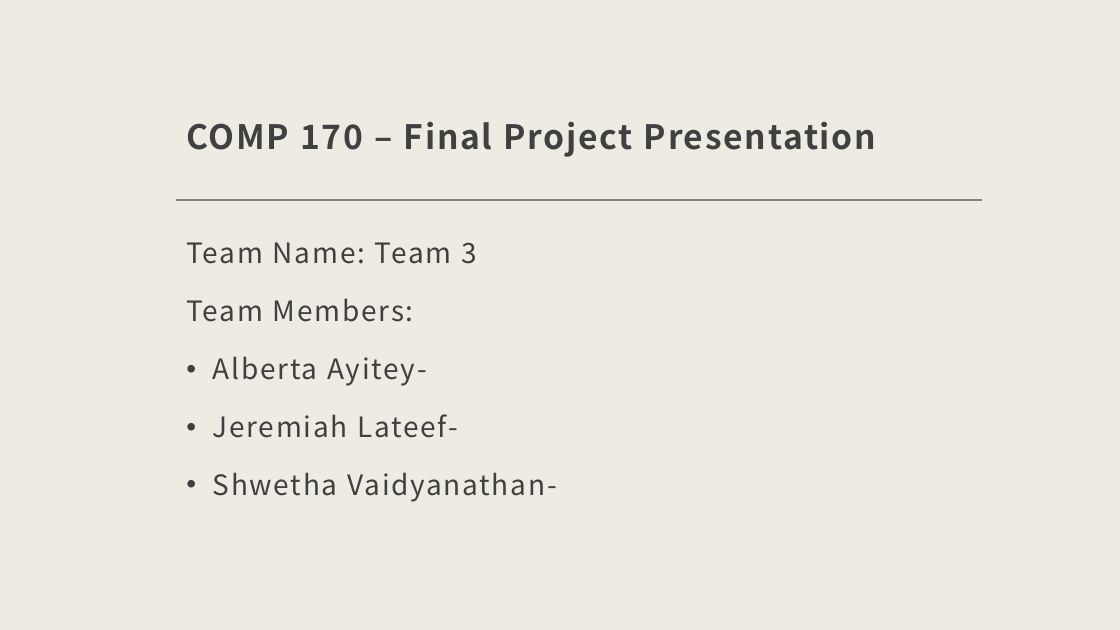
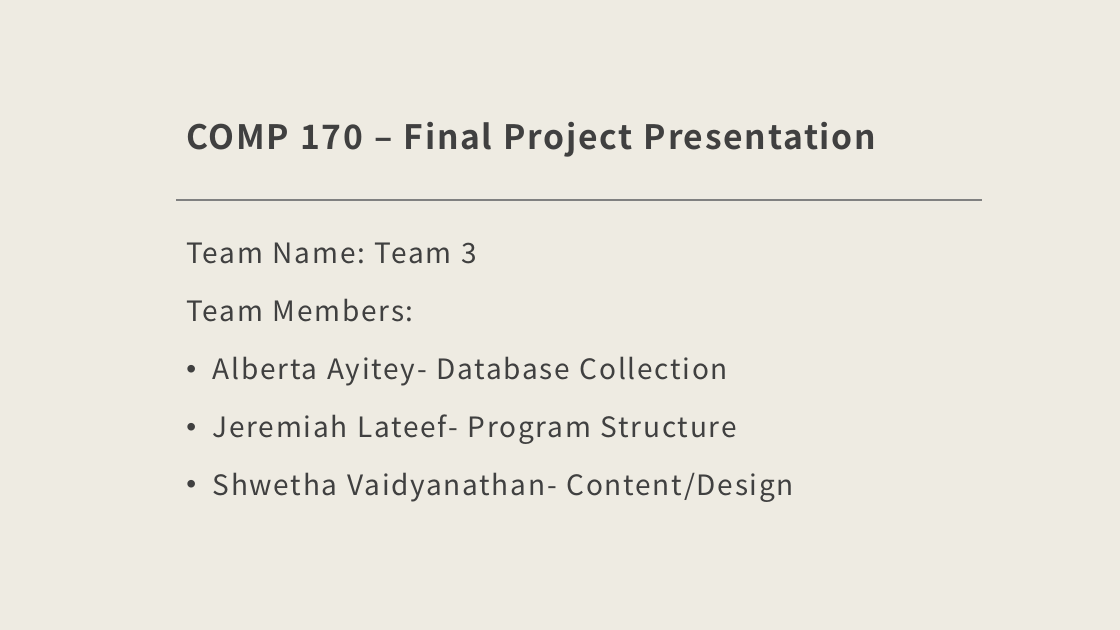
Before and after one commit to jeremiahlateef/JavaCustomProjectCOMP170F23, a slide deck: slide 2 of Multicultural Menu_Project Presentation.pptx. Drawn at 1120x630 pixels with LibreOffice and Linux fonts; fonts in the diff are those of the drawing. Boxes give left, top, right and bottom in pixels: in the first picture for what was removed or moved away, otherwise in the second. Text is boxed around its words. In the diff, an @@ line names an element or a change of style, - is before the commit and + after.

```diff
--- a/Multicultural Menu_Project Presentation.pptx
+++ b/Multicultural Menu_Project Presentation.pptx
@@ text at (213,356,793,502): text changed @@
-• Alberta Ayitey-
-• Jeremiah Lateef-
-• Shwetha Vaidyanathan-
+• Alberta Ayitey- Database Collection
+• Jeremiah Lateef- Program Structure
+• Shwetha Vaidyanathan- Content/Design
```
Also in this commit, not shown: 7 other slides changed, 4 slides added.
